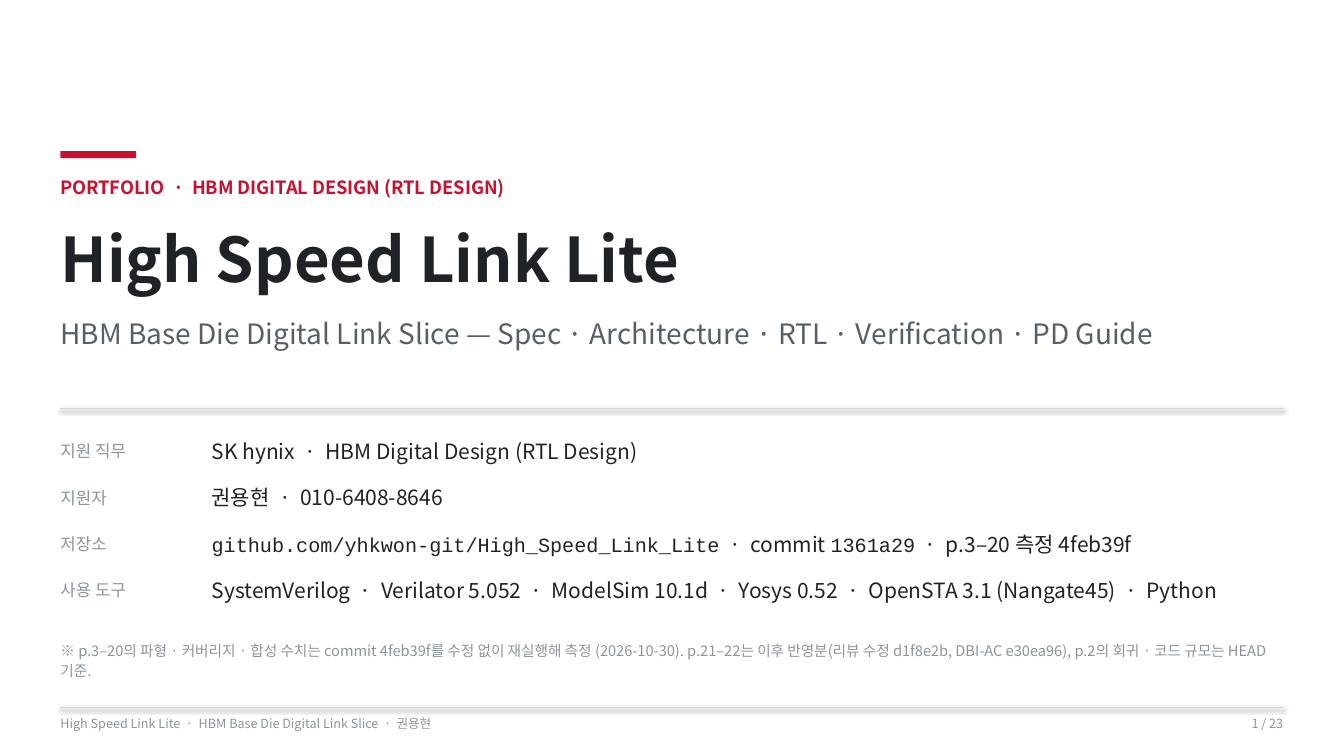
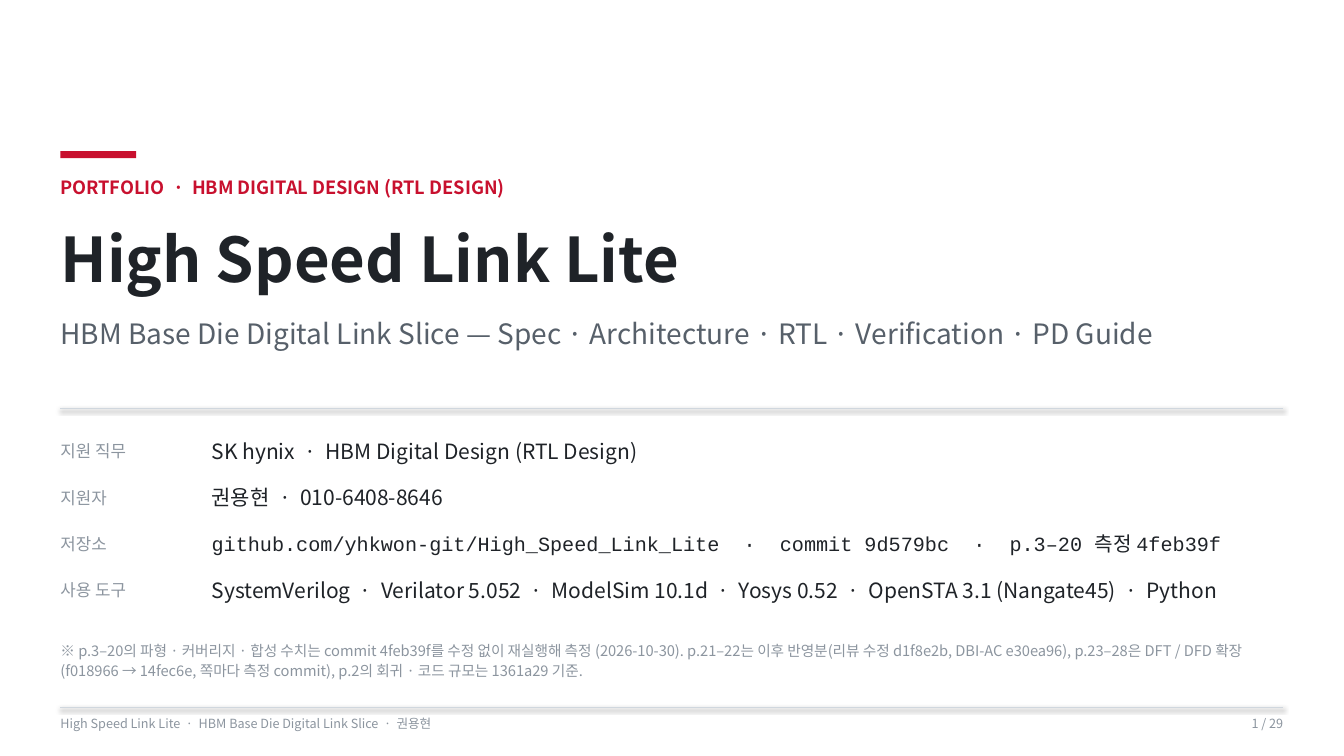
Before and after one commit to yhkwon-git/High_Speed_Link_Lite, a slide deck: slide 1 of portfolio-deck/HighSpeedLinkLite_Portfolio.pptx. Drawn at 1344x756 pixels with LibreOffice and Linux fonts; fonts in the diff are those of the drawing. Boxes give left, top, right and bottom in pixels: in the first picture for what was removed or moved away, otherwise in the second. Text is boxed around its words. In the diff, an @@ line names an element or a change of style, - is before the commit and + after.

```diff
--- a/portfolio-deck/HighSpeedLinkLite_Portfolio.pptx
+++ b/portfolio-deck/HighSpeedLinkLite_Portfolio.pptx
@@ text at [212,534,1221,556]: text changed @@
-github.com/yhkwon-git/High_Speed_Link_Lite · commit 1361a29 · p.3–20 측정 4feb39f
+github.com/yhkwon-git/High_Speed_Link_Lite · commit 9d579bc · p.3–20 측정 4feb39f
@@ text at [60,644,1242,679]: text changed @@
-※ p.3–20의 파형 · 커버리지 · 합성 수치는 commit 4feb39f를 수정 없이 재실행해 측정 (2026-10-30). p.21–22는 이후 반영분(리뷰 수정 d1f8e2b, DBI-AC e30ea96), p.2의 회귀 · 코드 규모는 HEAD 기준.
+※ p.3–20의 파형 · 커버리지 · 합성 수치는 commit 4feb39f를 수정 없이 재실행해 측정 (2026-10-30). p.21–22는 이후 반영분(리뷰 수정 d1f8e2b, DBI-AC e30ea96), p.23–28은 DFT / DFD 확장(f018966 → 14fec6e, 쪽마다 측정 commit), p.2의 회귀 · 코드 규모는 1361a29 기준.
@@ text at [1252,718,1283,728]: text changed @@
-1 / 23
+1 / 29
```
Also in this commit, not shown: 22 other slides changed, 6 slides added, 2 other files.
